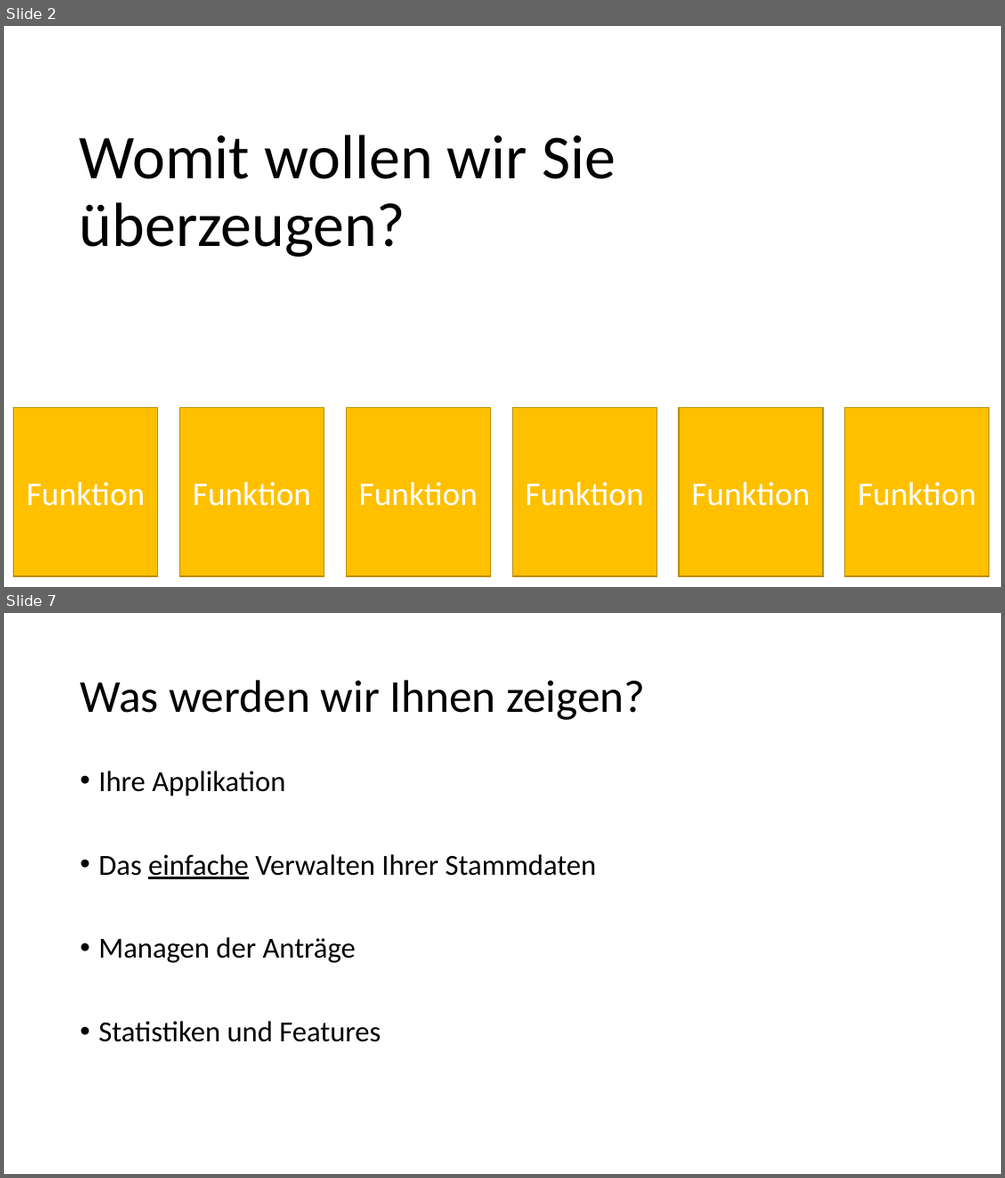
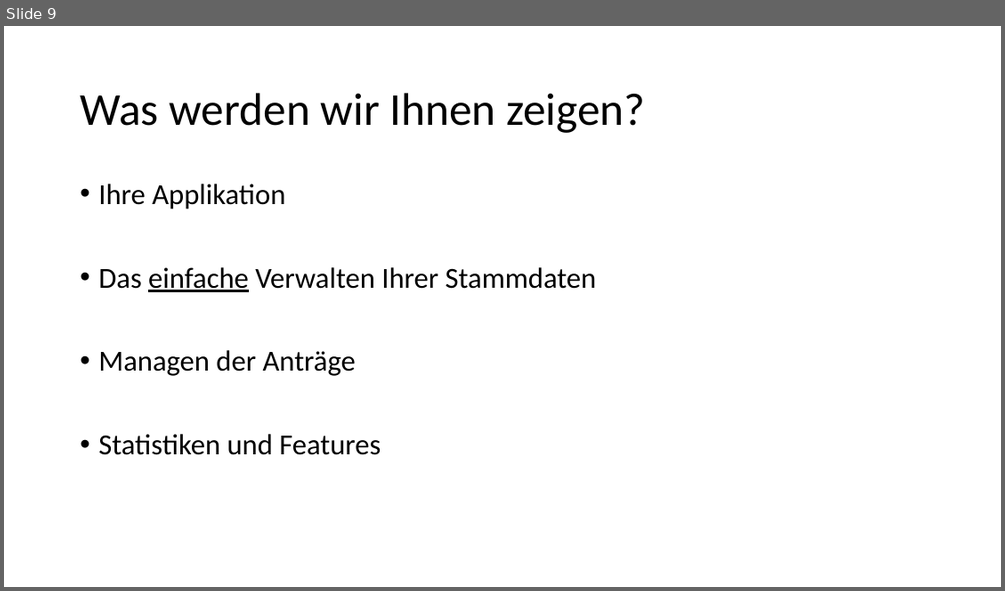
Before and after one commit to Masterarth/PM, a slide deck: documents/projectmanagement/Praesentationen/Abschlusspräsentation_v2.pptx. Shown one above the other, each under a label of ours: slides 2 and 7 before the commit, slide 9 after it; the slides between them are not shown. The pictures are 1005x1178 and 1005x591 pixels, drawn with LibreOffice and Linux fonts; fonts in the diff are those of the drawing. Boxes give left, top, right and bottom in pixels: in the first picture for what was removed or moved away, otherwise in the second. Text is boxed around its words. In the diff, an @@ line names an element or a change of style, - is before the commit and + after.

```diff
--- a/documents/projectmanagement/Praesentationen/Abschlusspräsentation_v2.pptx
+++ b/documents/projectmanagement/Praesentationen/Abschlusspräsentation_v2.pptx
@@ slide 2 removed at <box>4,26,1001,587</box>, background #FFFFFF @@
@@ title removed at <box>80,135,615,257</box> @@
-Womit wollen wir Sie überzeugen?
@@ rectangle removed at <box>14,408,158,576</box> @@
-Funktion
@@ rectangle removed at <box>179,408,324,576</box> @@
-Funktion
@@ rectangle removed at <box>347,408,491,576</box> @@
-Funktion
@@ rectangle removed at <box>512,408,657,576</box> @@
-Funktion
@@ rectangle removed at <box>679,408,823,576</box> @@
-Funktion
@@ rectangle removed at <box>845,408,989,576</box> @@
-Funktion
@@ what was slide 7 is now slide 9 @@
```
Also in this commit, not shown: 3 slides changed, 6 slides added, 3 other slides removed, 2 other files.
